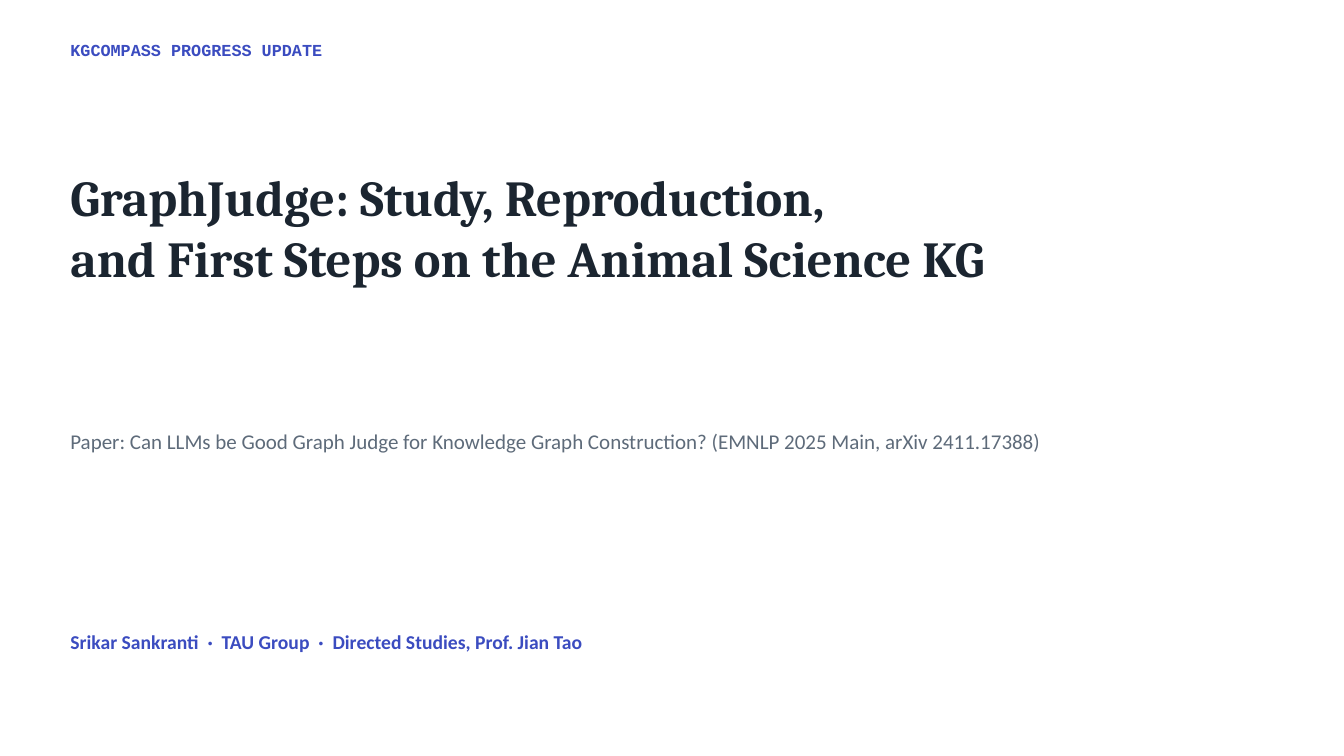
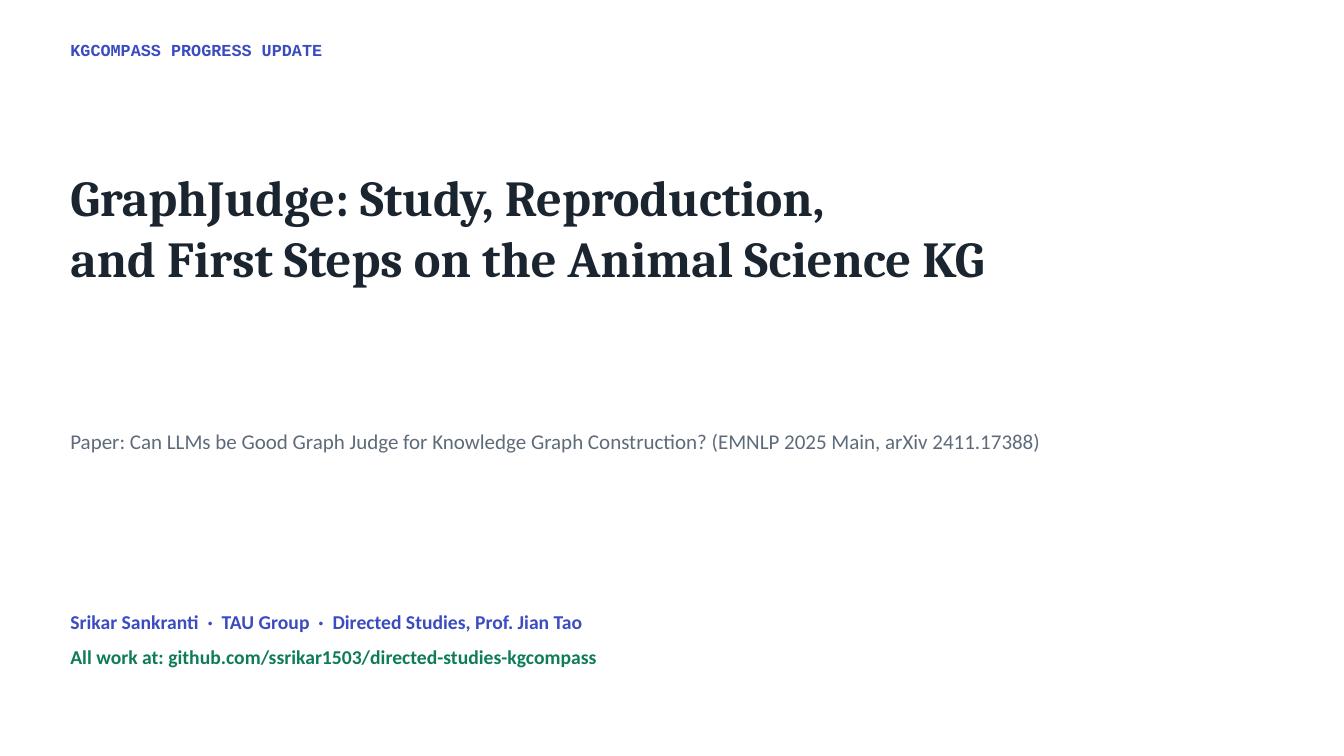
Before and after one commit to ssrikar1503/directed-studies-kgcompass, a slide deck: slide 1 of KGCompass_Progress_Short.pptx. Drawn at 1344x756 pixels with LibreOffice and Linux fonts; fonts in the diff are those of the drawing. Boxes give left, top, right and bottom in pixels: in the first picture for what was removed or moved away, otherwise in the second. Text is boxed around its words. In the diff, an @@ line names an element or a change of style, - is before the commit and + after.

```diff
--- a/KGCompass_Progress_Short.pptx
+++ b/KGCompass_Progress_Short.pptx
@@ text "Srikar Sankranti · TAU Group ...": place and size @@
-text "Srikar Sankranti · TAU Group ..." at (70, 635, 582, 652)
+text "Srikar Sankranti · TAU Group ..." at (70, 615, 596, 668)
@@ text at (70, 650, 596, 668): paragraph added @@
+All work at: github.com/ssrikar1503/directed-studies-kgcompass
```
Also in this commit, not shown: 1 other slide changed.
